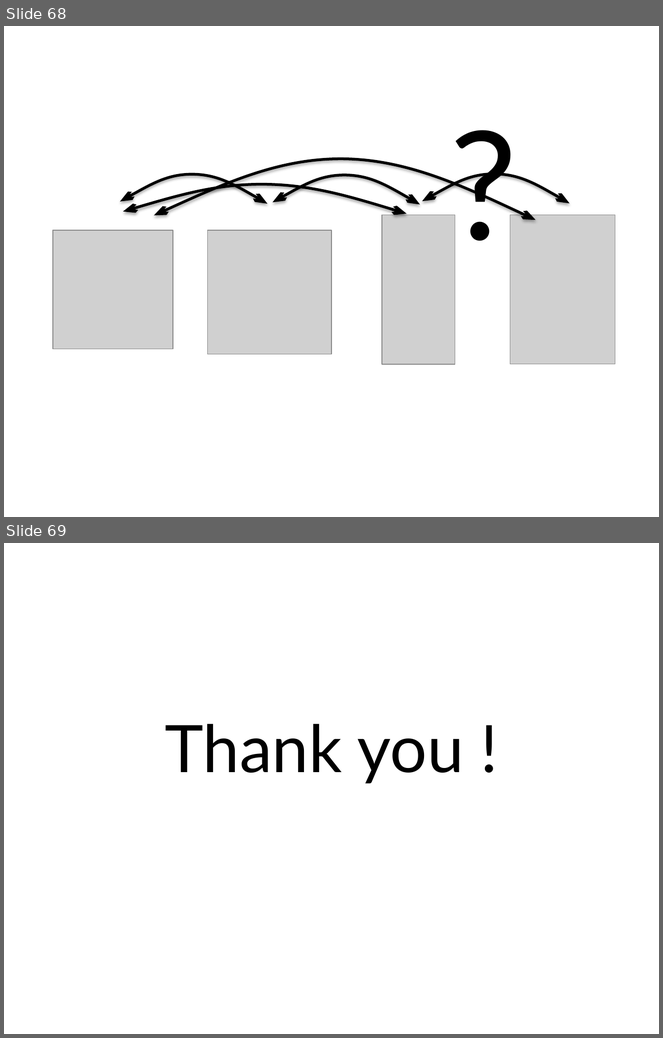
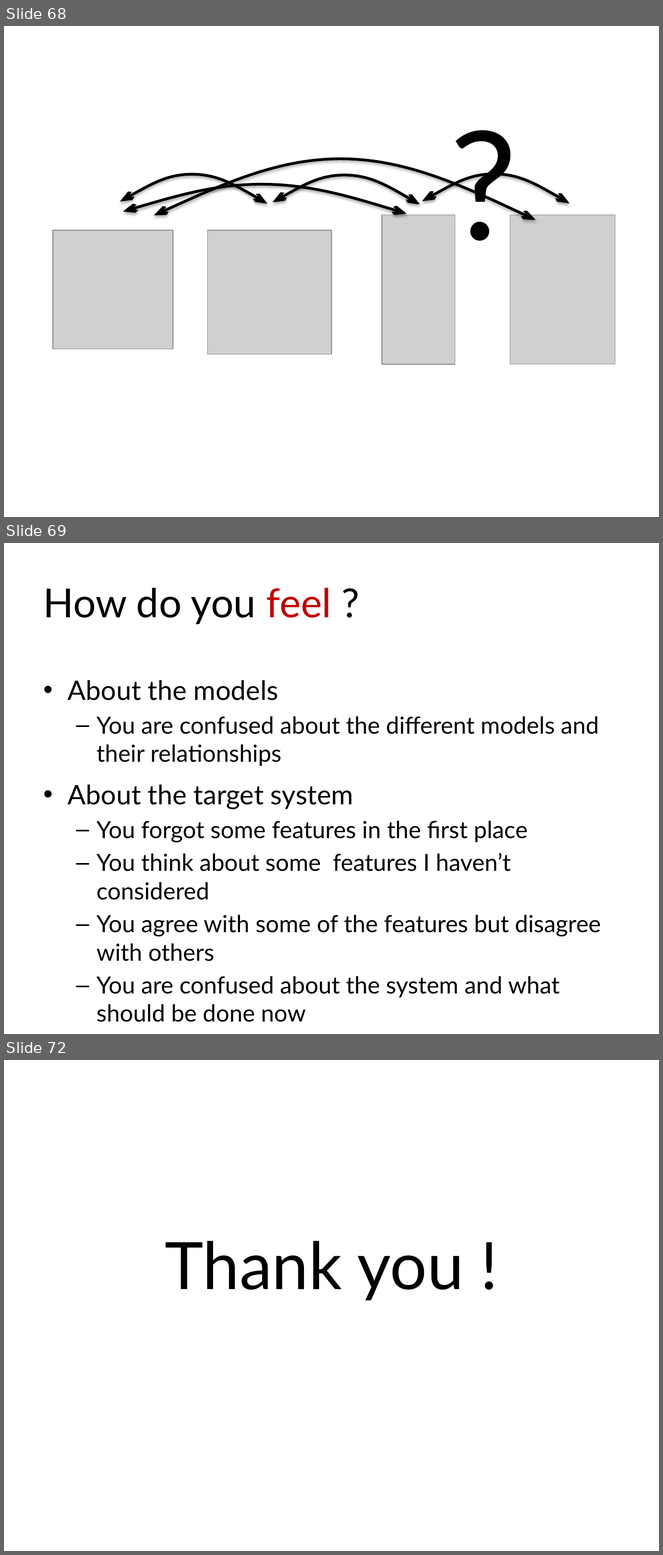
Before and after one commit to blambeau/phd, a slide deck: public-defense/slides.pptx. Shown one above the other, each under a label of ours: slides 68 and 69 before the commit, slides 68, 69 and 72 after it; the slides between them are not shown. The pictures are 663x1038 and 663x1555 pixels, drawn with LibreOffice and Linux fonts; fonts in the diff are those of the drawing; grey boxes stand for pictures. Boxes give left, top, right and bottom in pixels: in the first picture for what was removed or moved away, otherwise in the second. Text is boxed around its words. In the diff, an @@ line names an element or a change of style, - is before the commit and + after.

```diff
--- a/public-defense/slides.pptx
+++ b/public-defense/slides.pptx
@@ slide 69 added at (x1=4, y1=543, x2=659, y2=1034), background #FFFFFF @@
@@ title added at (x1=44, y1=588, x2=332, y2=624), 44 pt, text #000000 @@
+How do you feel ?
@@ text added at (x1=68, y1=680, x2=601, y2=1022), 25.9 pt, text #000000 @@
+• About the models
+  – You are confused about the different models and their relationships
+• About the target system
+  – You forgot some features in the first place
+  – You think about some features I haven’t considered
+  – You agree with some of the features but disagree with others
+  – You are confused about the system and what should be done now
@@ what was slide 69 is now slide 72 @@
```
Also in this commit, not shown: 5 slides changed, 2 other slides added, 1 other file.
